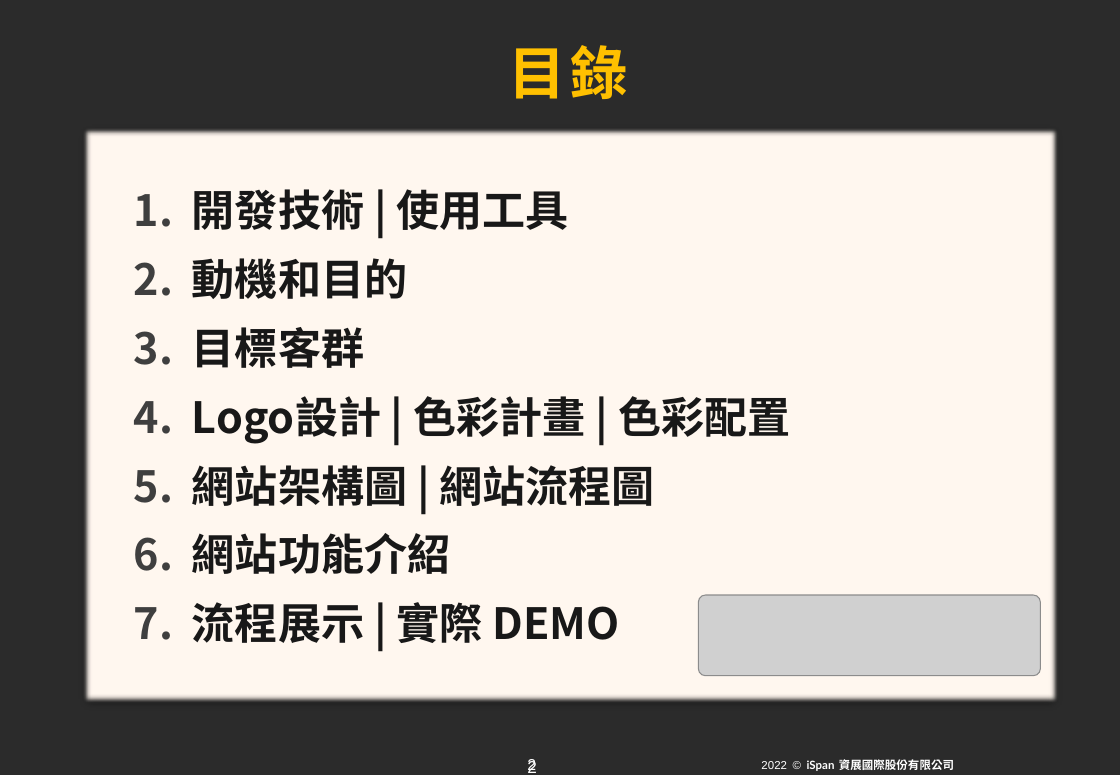
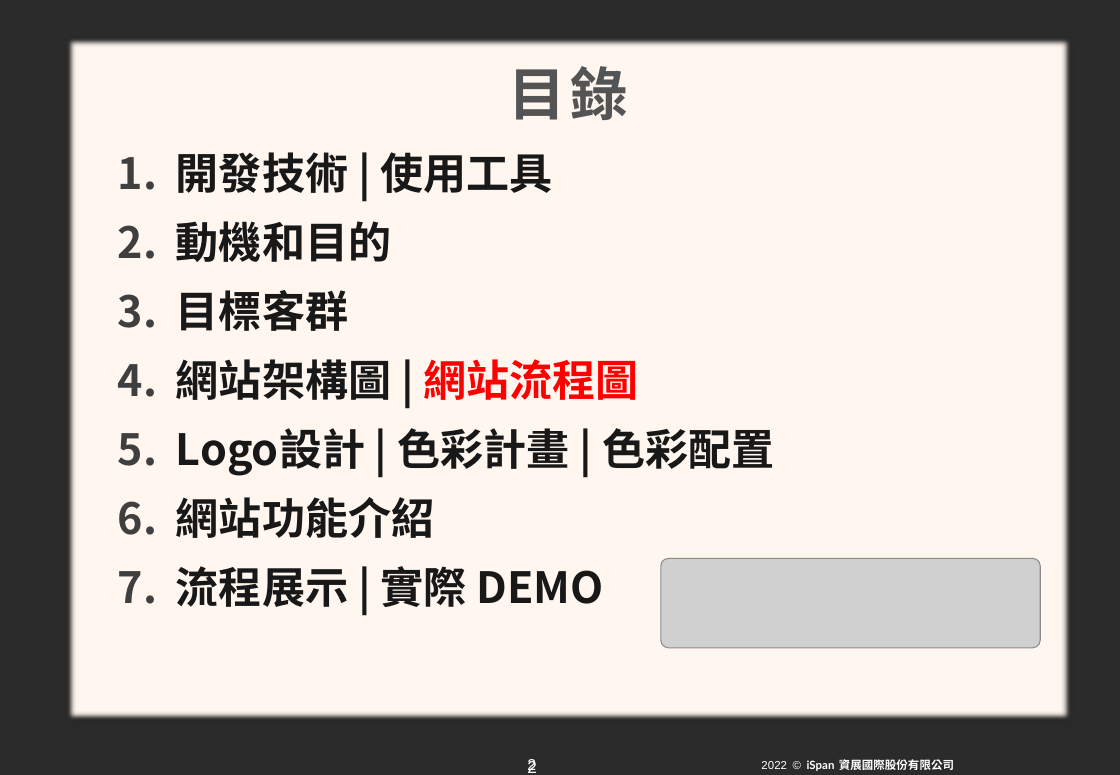
Before and after one commit to becauseyu/start_fitness, a slide deck: slide 3 of 期末報告企畫書與ppt/第三組動吃動吃 更0715.pptx. Drawn at 1120x775 pixels with LibreOffice and Linux fonts; fonts in the diff are those of the drawing; grey boxes stand for pictures; background and template pictures are left out; a plain dark background stands for a picture behind light text. Boxes give left, top, right and bottom in pixels: in the first picture for what was removed or moved away, otherwise in the second. Text is boxed around its words. In the diff, an @@ line names an element or a change of style, - is before the commit and + after.

Commit message:
0715 0811ppt update

```diff
--- a/期末報告企畫書與ppt/第三組動吃動吃 更0715.pptx
+++ b/期末報告企畫書與ppt/第三組動吃動吃 更0715.pptx
@@ rectangle "開發技術 | 使用工具": place and size @@
-rectangle "開發技術 | 使用工具" at (83, 127, 1060, 705)
+rectangle "開發技術 | 使用工具" at (66, 37, 1072, 721)
@@ title "目錄": place and size @@
-title "目錄" at (509, 45, 628, 99)
+title "目錄" at (509, 66, 628, 120)
@@ title "目錄" at (509, 66, 628, 120): text colour #FFC000 to #545454 @@
@@ text in rectangle at (176, 359, 639, 400): paragraph added @@
+  4. 網站架構圖 | 網站流程圖
@@ text in rectangle at (192, 465, 655, 506): paragraph removed @@
-  5. 網站架構圖 | 網站流程圖
@@ picture: place and size @@
-picture at (699, 596, 1041, 676)
+picture at (661, 558, 1040, 648)
```
Also in this commit, not shown: 7 other slides changed, 1 slide removed.
